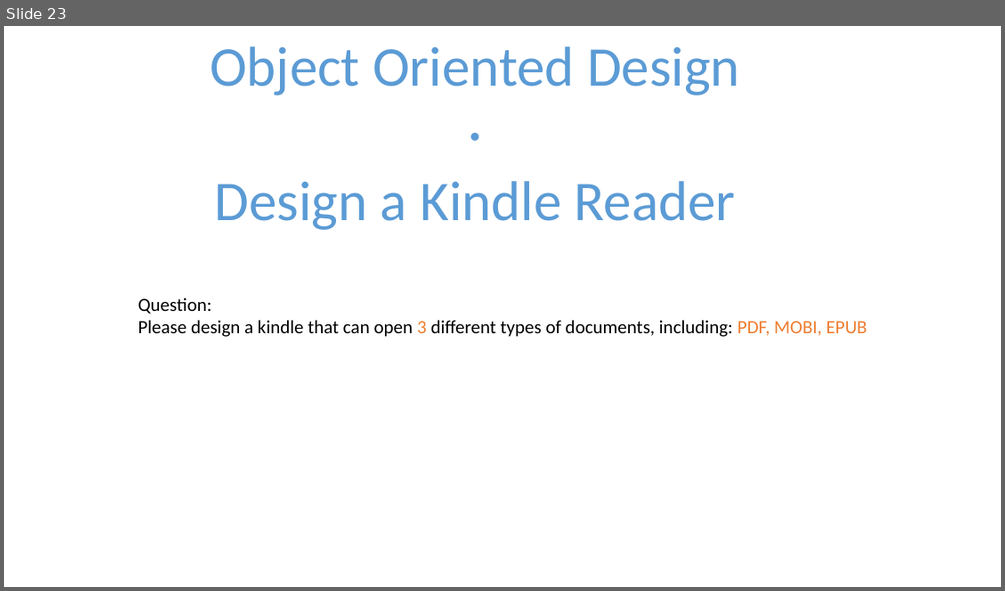
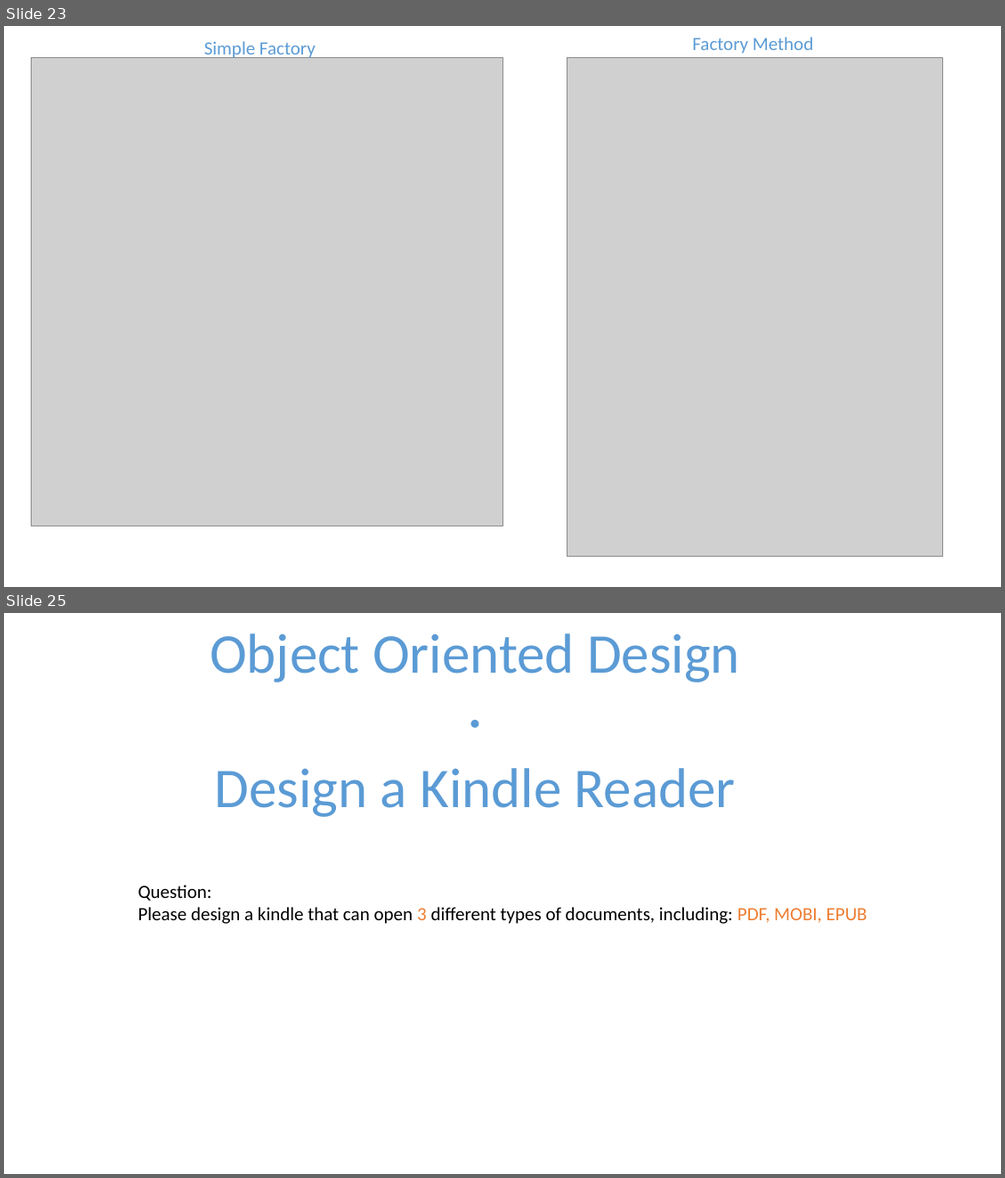
Before and after one commit to TWDH/Development, a slide deck: 赫桑的算法宝典/4.技术文章/Design Patterns and OOD.pptx. Shown one above the other, each under a label of ours: slide 23 before the commit, slides 23 and 25 after it; the slides between them are not shown. The pictures are 1005x591 and 1005x1178 pixels, drawn with LibreOffice and Linux fonts; fonts in the diff are those of the drawing; grey boxes stand for pictures. Boxes give left, top, right and bottom in pixels: in the first picture for what was removed or moved away, otherwise in the second. Text is boxed around its words. In the diff, an @@ line names an element or a change of style, - is before the commit and + after.

Commit message:
06-15

```diff
--- a/赫桑的算法宝典/4.技术文章/Design Patterns and OOD.pptx
+++ b/赫桑的算法宝典/4.技术文章/Design Patterns and OOD.pptx
@@ slide 23 added at (4,26,1001,587), background #FFFFFF @@
@@ text added at (204,41,316,61), 18 pt, text gradient #1F4E79 to #5B9BD5 to #9DC3E6 @@
+Simple Factory
@@ text added at (692,37,813,54), 18 pt, text gradient #1F4E79 to #5B9BD5 to #9DC3E6 @@
+Factory Method
@@ picture added at (31,57,502,525) @@
@@ picture added at (567,57,942,556) @@
@@ what was slide 23 is now slide 25 @@
```
Also in this commit, not shown: 2 other slides added, 3 slides removed.
